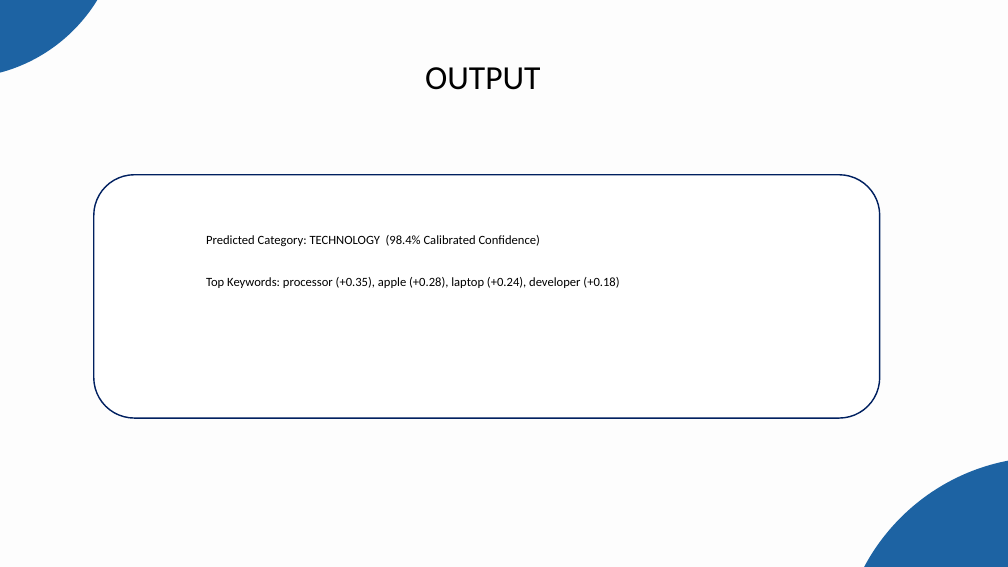
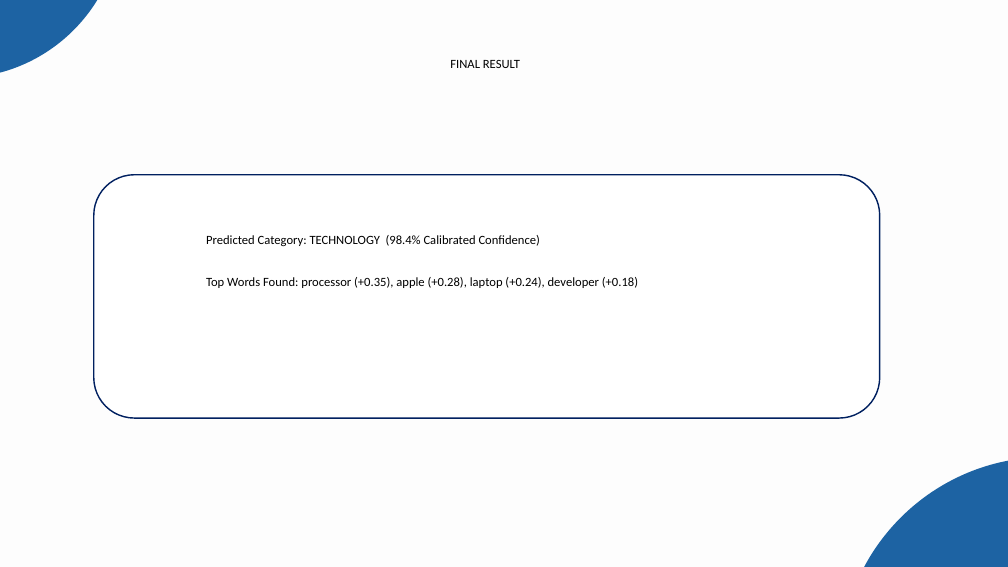
Before and after one commit to Abhijeet0848/NewsLens, a slide deck: slide 11 of docs/NewsScope_Presentation_CruxTemplate.pptx. Drawn at 1008x567 pixels with LibreOffice and Linux fonts; fonts in the diff are those of the drawing. Boxes give left, top, right and bottom in pixels: in the first picture for what was removed or moved away, otherwise in the second. Text is boxed around its words. In the diff, an @@ line names an element or a change of style, - is before the commit and + after.

Commit message:
docs: finalize 15-slide PowerPoint in CRUX template using simple English

```diff
--- a/docs/NewsScope_Presentation_CruxTemplate.pptx
+++ b/docs/NewsScope_Presentation_CruxTemplate.pptx
@@ text at (450,60,520,68): text changed; size 48 to 18 pt @@
-OUTPUT
+FINAL RESULT
@@ text at (206,277,638,288): text changed @@
-Top Keywords: processor (+0.35), apple (+0.28), laptop (+0.24), developer (+0.18)
+Top Words Found: processor (+0.35), apple (+0.28), laptop (+0.24), developer (+0.18)
```
Also in this commit, not shown: 12 other slides changed, 4 other files.
